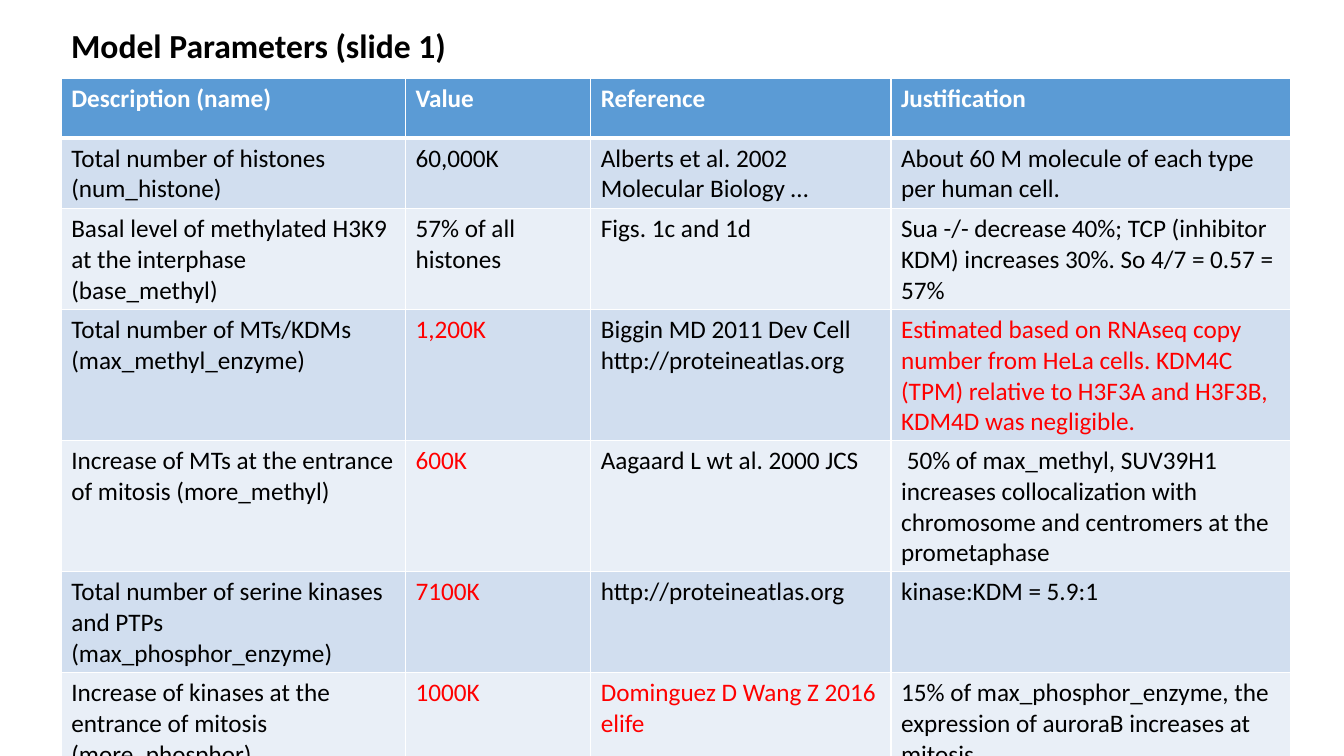
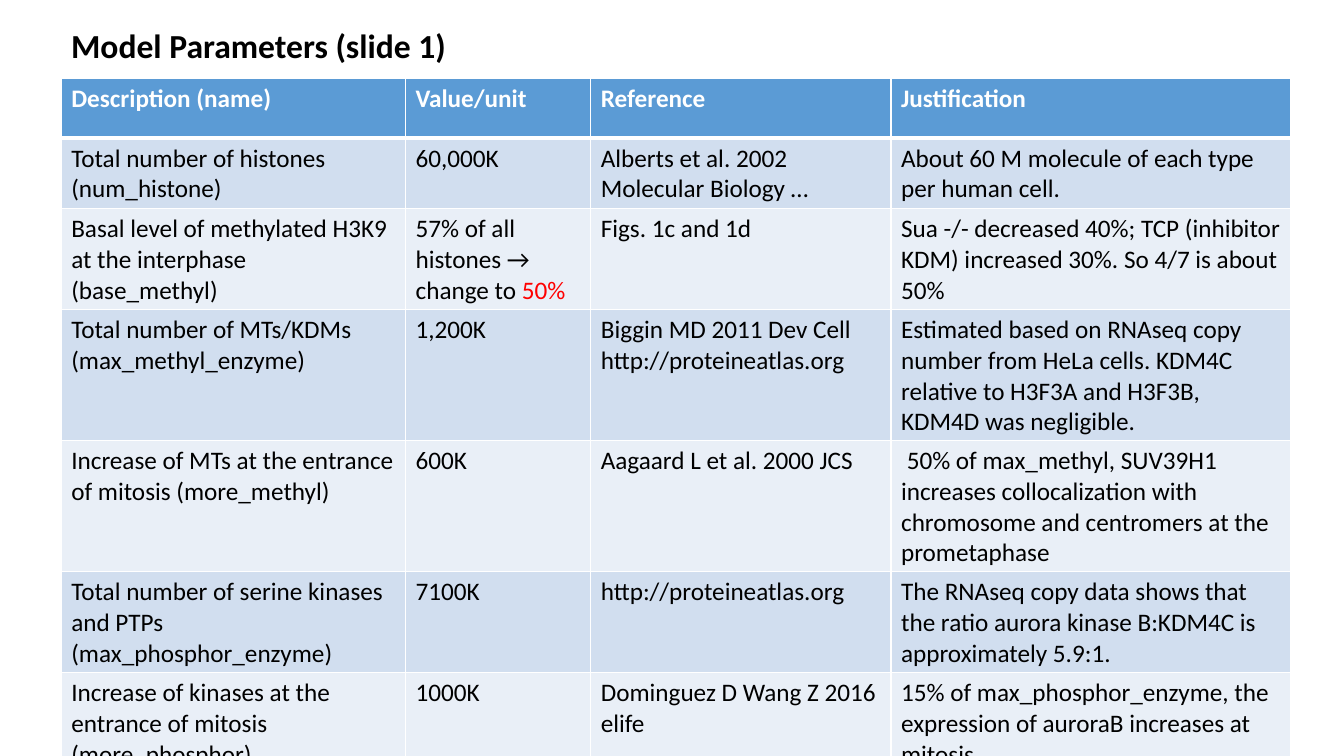
Before and after one commit to lu6007/fluocell, a slide deck: slide 5 of app/model/result_0211_2017.pptx. Drawn at 1344x756 pixels with LibreOffice and Linux fonts; fonts in the diff are those of the drawing. Boxes give left, top, right and bottom in pixels: in the first picture for what was removed or moved away, otherwise in the second. Text is boxed around its words. In the diff, an @@ line names an element or a change of style, - is before the commit and + after.

```diff
--- a/app/model/result_0211_2017.pptx
+++ b/app/model/result_0211_2017.pptx
@@ table at (62, 79, 1293, 756) @@
-row 1, column 2: Value
+row 1, column 2: Value/unit
-row 3, column 2: 57% of all histones
+row 3, column 2: 57% of all histones → change to 50%
-row 3, column 4: Sua -/- decrease 40%; TCP (inhibitor KDM) increases 30%. So 4/7 = 0.57 = 57%
+row 3, column 4: Sua -/- decreased 40%; TCP (inhibitor KDM) increased 30%. So 4/7 is about 50%
-row 4, column 4: Estimated based on RNAseq copy number from HeLa cells. KDM4C (TPM) relative to H3F3A and H3F3B, KDM4D was negligible.
+row 4, column 4: Estimated based on RNAseq copy number from HeLa cells. KDM4C relative to H3F3A and H3F3B, KDM4D was negligible.
-row 5, column 3: Aagaard L wt al. 2000 JCS
+row 5, column 3: Aagaard L et al. 2000 JCS
-row 6, column 4: kinase:KDM = 5.9:1
+row 6, column 4: The RNAseq copy data shows that the ratio aurora kinase B:KDM4C is approximately 5.9:1.
@@ text colour #FF0000 to #000000 in "1,200K", "600K", "7100K", "1000K" and 1 more places @@
```
Also in this commit, not shown: 4 other slides changed, 1 slide removed, 10 other files.
